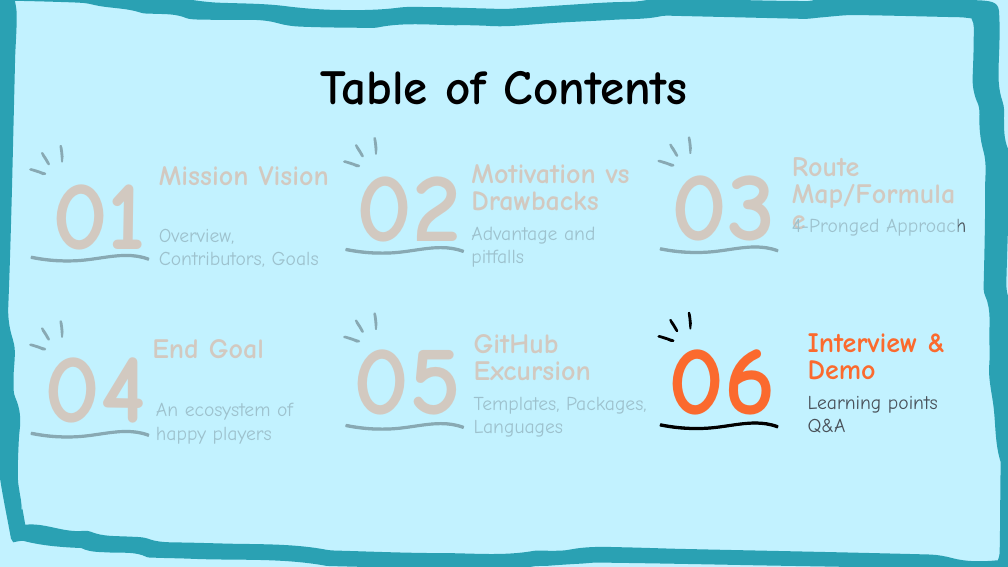
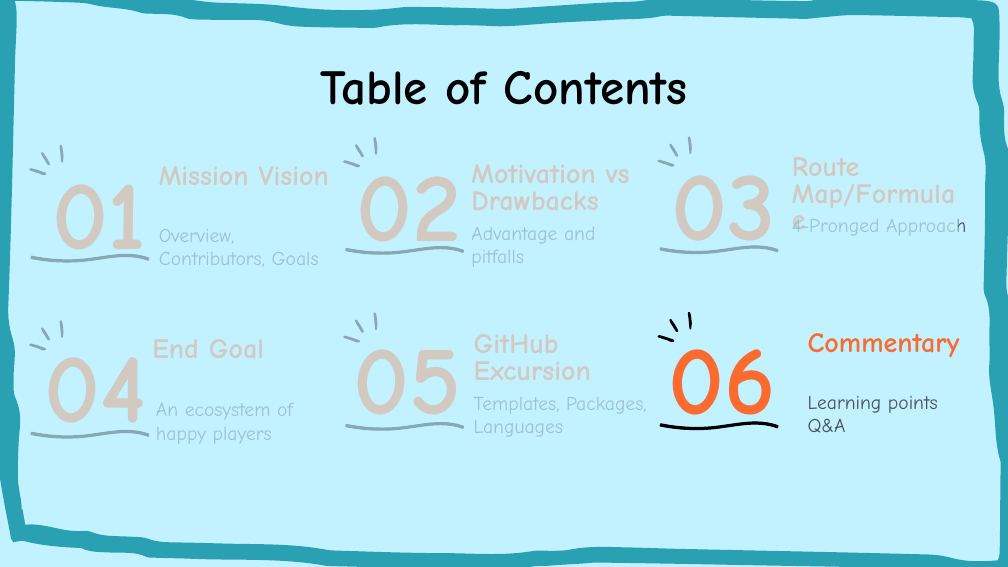
Before and after one commit to legalese/sandbox, a slide deck: slide 16 of regina/commonAccord/CommonAccord.pptx. Drawn at 1008x567 pixels with LibreOffice and Linux fonts; fonts in the diff are those of the drawing. Boxes give left, top, right and bottom in pixels: in the first picture for what was removed or moved away, otherwise in the second. Text is boxed around its words. In the diff, an @@ line names an element or a change of style, - is before the commit and + after.

```diff
--- a/regina/commonAccord/CommonAccord.pptx
+++ b/regina/commonAccord/CommonAccord.pptx
@@ text at [808, 333, 960, 357]: text changed @@
-Interview & Demo
+Commentary
```
Also in this commit, not shown: 7 other slides changed.
